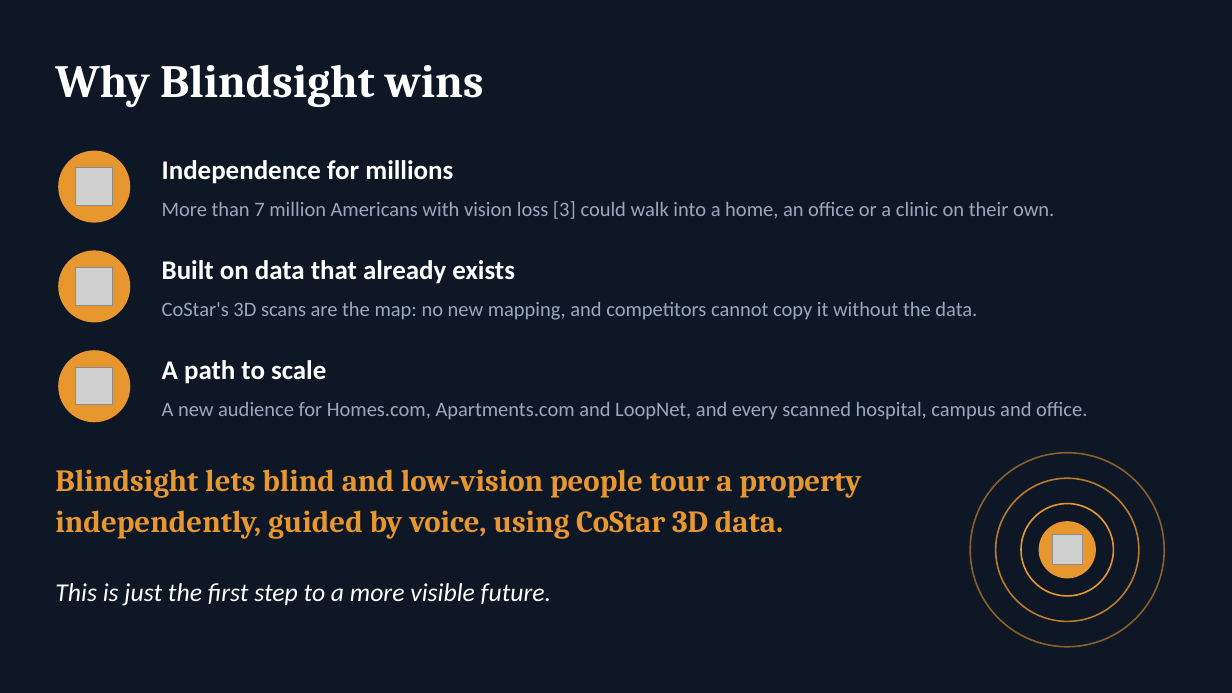
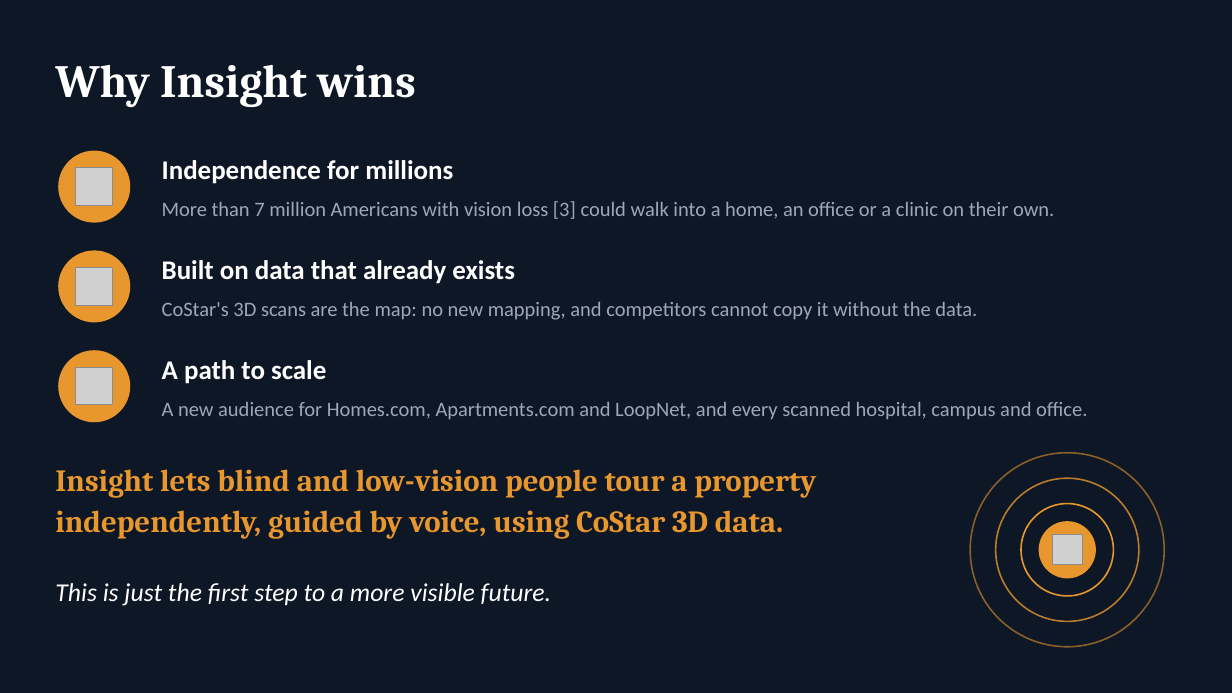
Before and after one commit to epicgdog/blindsight, a slide deck: slide 13 of slides/blindsight.pptx. Drawn at 1232x693 pixels with LibreOffice and Linux fonts; fonts in the diff are those of the drawing; grey boxes stand for pictures. Boxes give left, top, right and bottom in pixels: in the first picture for what was removed or moved away, otherwise in the second. Text is boxed around its words. In the diff, an @@ line names an element or a change of style, - is before the commit and + after.

Commit message:
Insight: Google Maps style phone screen, rename, guidance fixes
Phone app
- Map screen: 2D floor map (walls, route, entrance, you with facing arrow), turn banner in
  metres, small hold-to-talk mic, mute, bottom bar with time and metres left, Exit/Start.
- Debug sheet (swipe down or X to close): connection, localizer, ranking, position, heading,
  camera preview with boxes, server address. "Debug dots" switch shows scan points.
- Dot and arrow lerp between fixes; the last tracked fix is held through unmatched frames.
- Compass from the magnetometer (tilt compensated), so no location permission prompt.
- Banner says "turn" only past 60 degrees off the route.
- react-native-svg added (needs a dev client rebuild); bundle id com.epicgdog.insight.

Server
- Routes are straightened: straight unless a wall (0.4 m clearance) is in the way.
- Place window relaxed for ~1 frame/s (2 wins in 8 s, 1.1x margin; env overridable).
- Agent speaks on its own only for very close obstacles (AGENT_EVENTS=urgent default);
  otherwise only when the mic is used. A new phone session restarts entrance guidance.
- POST /api/agent/nav?on=0|1 for the Exit button.

Rename Blindsight -> Insight in everything user facing (app name, prompts, agent, pages,
docs, env vars INSIGHT_*, package names). Bundle id, native module and storage keys kept.

Plans: EXTRA_FLOOR.MD, DROP_PIN.MD, OBSTACLE_PATH.MD.

```diff
--- a/slides/blindsight.pptx
+++ b/slides/blindsight.pptx
@@ text at [55, 65, 416, 107]: text changed @@
-Why Blindsight wins
+Why Insight wins
@@ text at [55, 469, 816, 539]: text changed @@
-Blindsight lets blind and low-vision people tour a property independently, guided by voice, using CoStar 3D data.
+Insight lets blind and low-vision people tour a property independently, guided by voice, using CoStar 3D data.
```
Also in this commit, not shown: 4 other slides changed, 59 other files.
